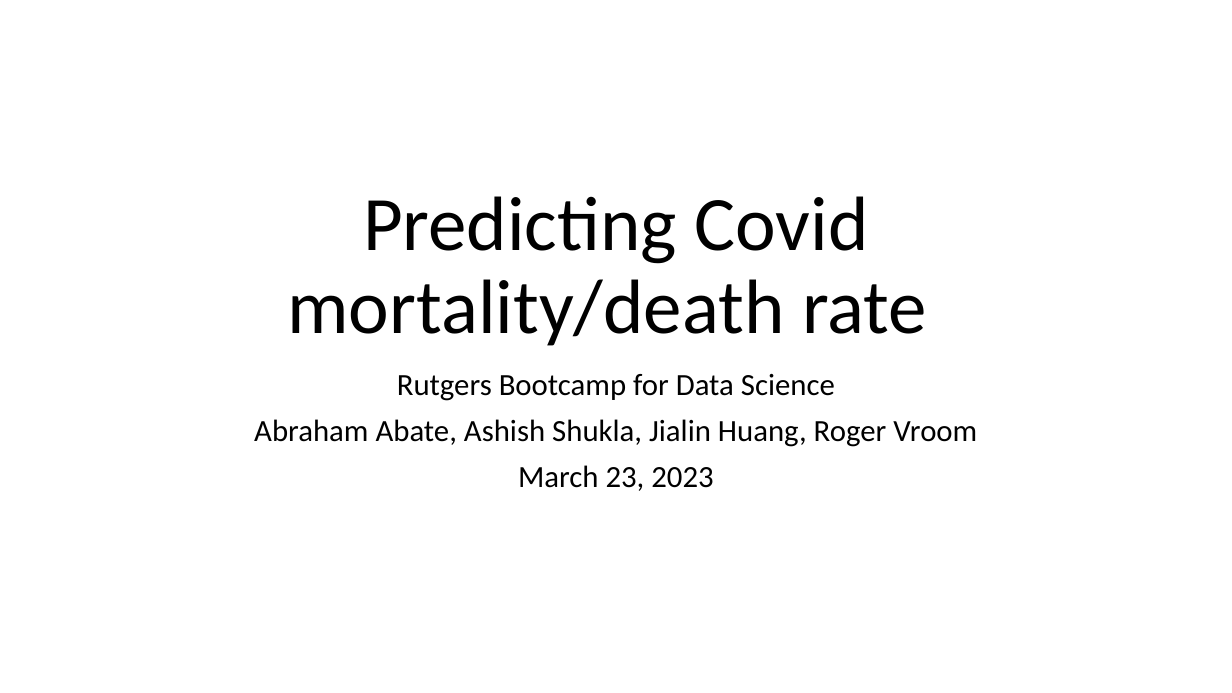
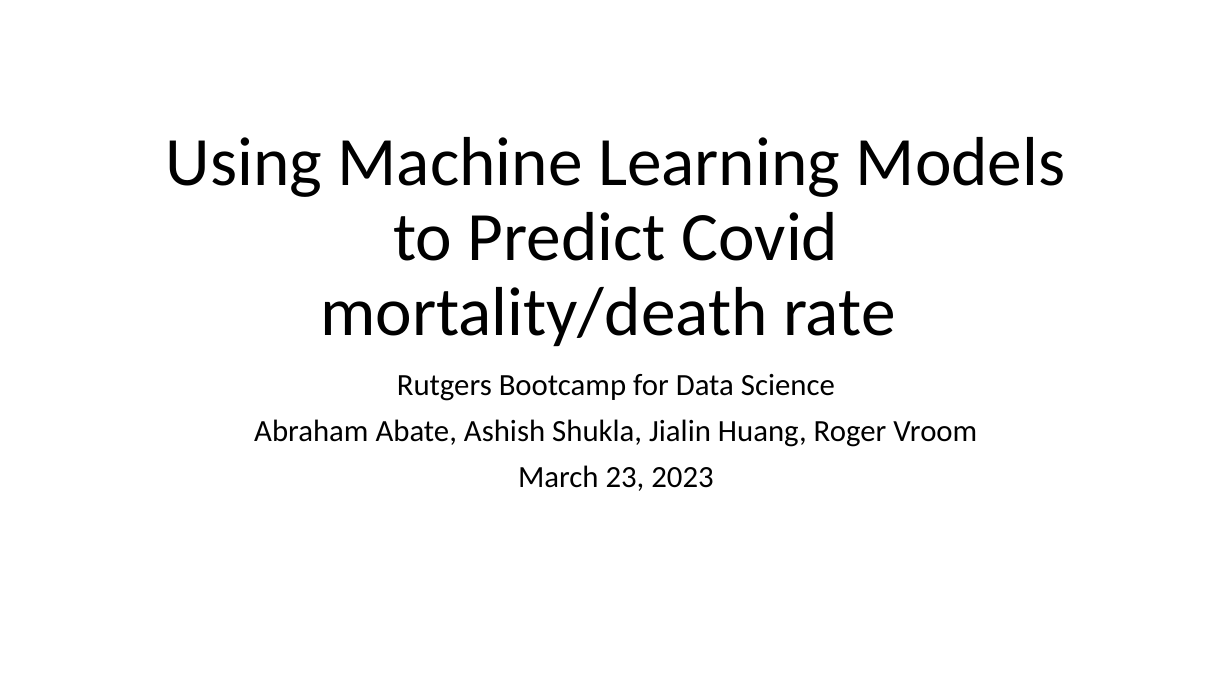
Before and after one commit to rvroomiii/group_hub, a slide deck: slide 1 of Covid-presentation.pptx. Drawn at 1232x693 pixels with LibreOffice and Linux fonts; fonts in the diff are those of the drawing. Boxes give left, top, right and bottom in pixels: in the first picture for what was removed or moved away, otherwise in the second. Text is boxed around its words. In the diff, an @@ line names an element or a change of style, - is before the commit and + after.

```diff
--- a/Covid-presentation.pptx
+++ b/Covid-presentation.pptx
@@ title at box(166, 137, 1065, 347): text changed; size 60 to 54 pt @@
-Predicting Covid mortality/death rate
+Using Machine Learning Models to Predict Covid mortality/death rate
```
Also in this commit, not shown: 2 other slides changed.
